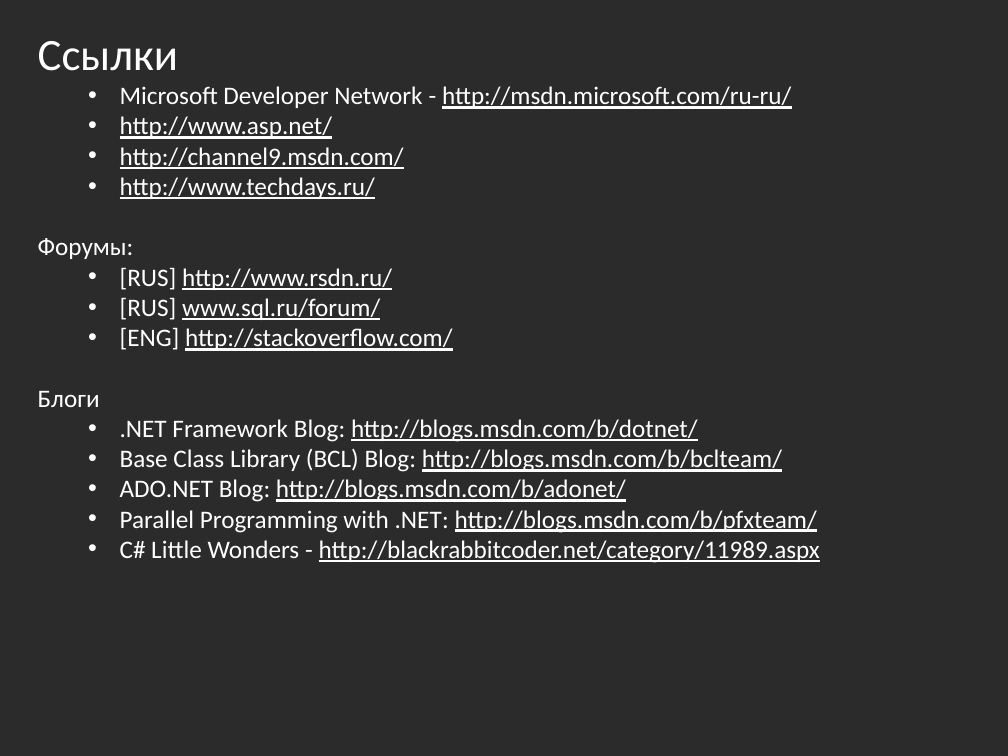
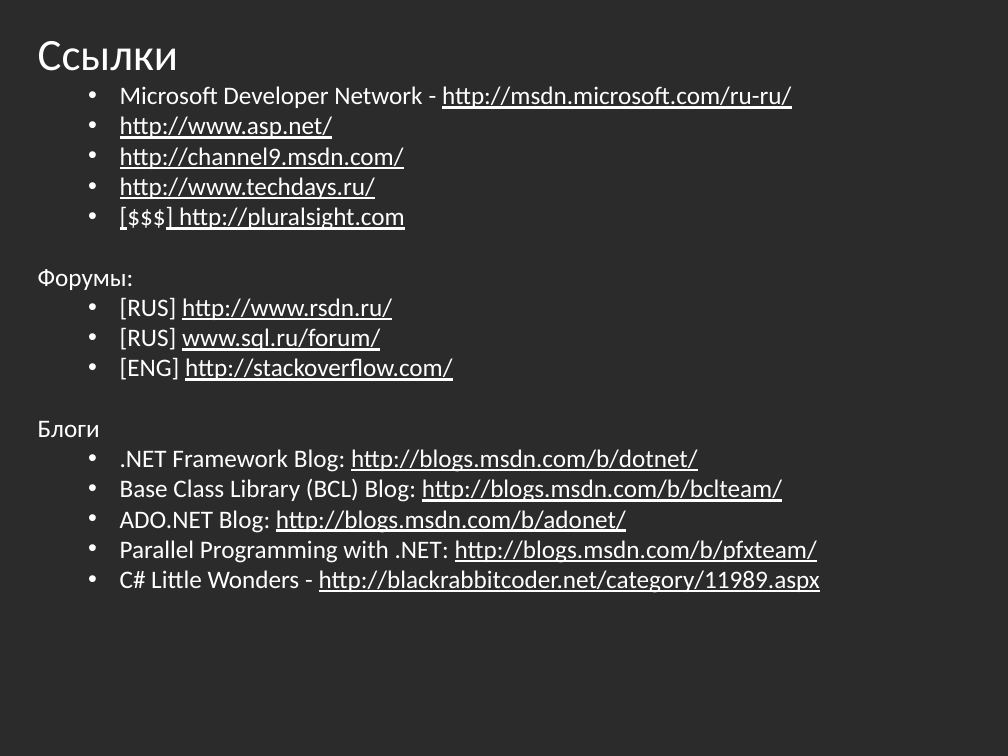
Before and after one commit to bazile/Training, a slide deck: slide 3 of Presentation/lesson-01.pptx (slide 4 before the commit). Drawn at 1008x756 pixels with LibreOffice and Linux fonts; fonts in the diff are those of the drawing; background and template pictures are left out; a plain dark background stands for a picture behind light text. Boxes give left, top, right and bottom in pixels: in the first picture for what was removed or moved away, otherwise in the second. Text is boxed around its words. In the diff, an @@ line names an element or a change of style, - is before the commit and + after.

```diff
--- a/Presentation/lesson-01.pptx
+++ b/Presentation/lesson-01.pptx
@@ text at [179,207,405,230]: paragraph added @@
+  • [$$$] http://pluralsight.com
```
Also in this commit, not shown: 1 slide removed, 2 other files.
